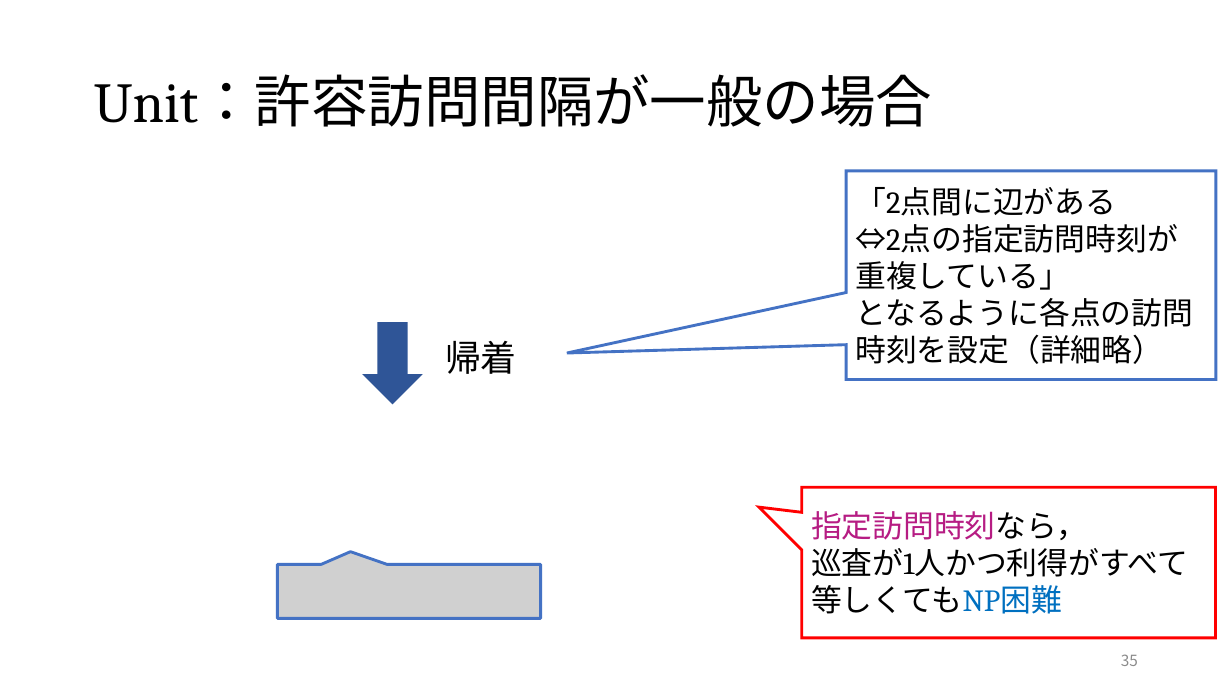
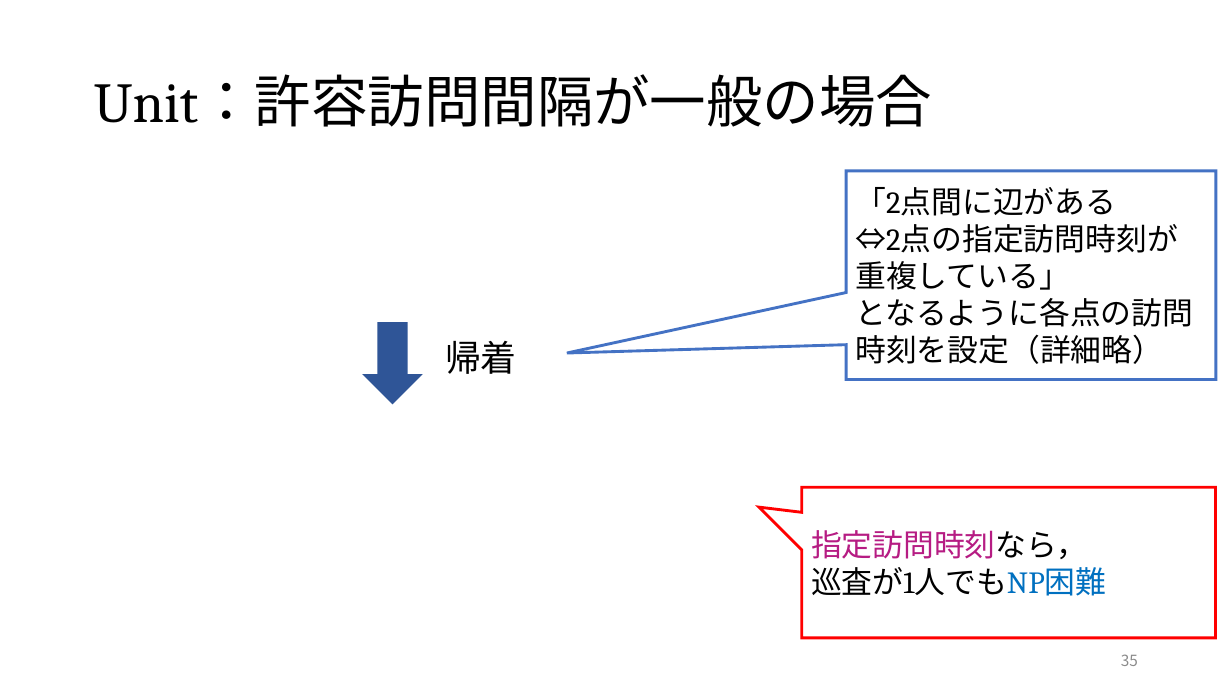
Before and after one commit to pikohideaki/research_patrolling_problem, a slide deck: slide 35 of patrolling/patrolling_20170323_nagoya.pptx. Drawn at 1232x693 pixels with LibreOffice and Linux fonts; fonts in the diff are those of the drawing; grey boxes stand for pictures. Boxes give left, top, right and bottom in pixels: in the first picture for what was removed or moved away, otherwise in the second. Text is boxed around its words. In the diff, an @@ line names an element or a change of style, - is before the commit and + after.

```diff
--- a/patrolling/patrolling_20170323_nagoya.pptx
+++ b/patrolling/patrolling_20170323_nagoya.pptx
@@ text in speech box at [811, 530, 1106, 596]: text changed @@
-指定訪問時刻なら，
-巡査が1人かつ利得がすべて等しくてもNP困難
+指定訪問時刻なら，
+巡査が1人でもNP困難
@@ picture removed at [277, 565, 541, 618] @@
```
Also in this commit, not shown: 1 other slide changed, 44 other files.
